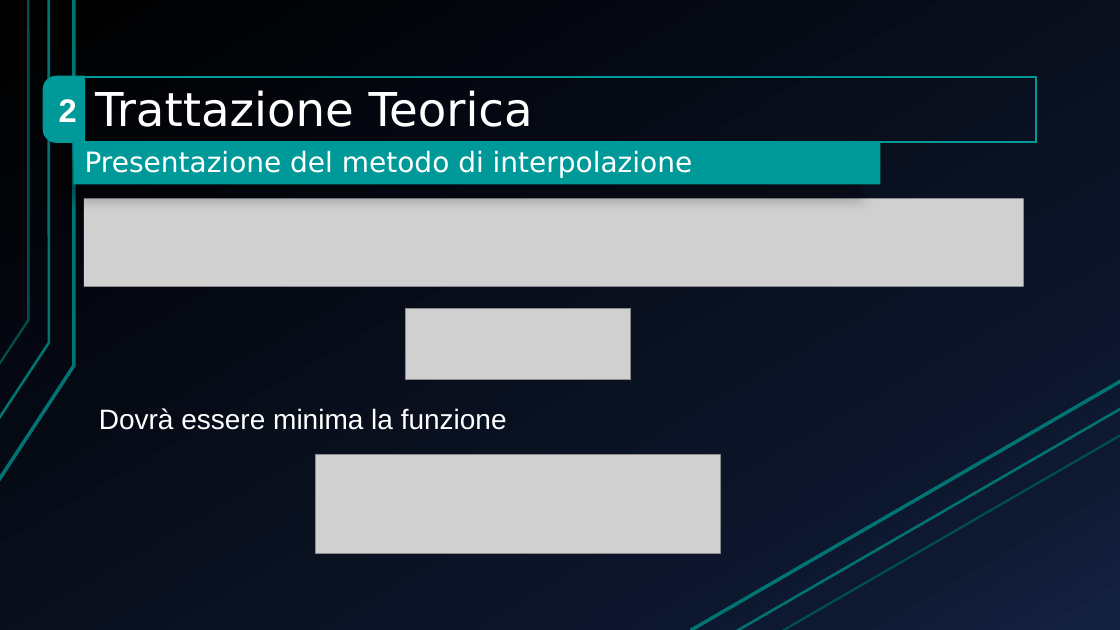
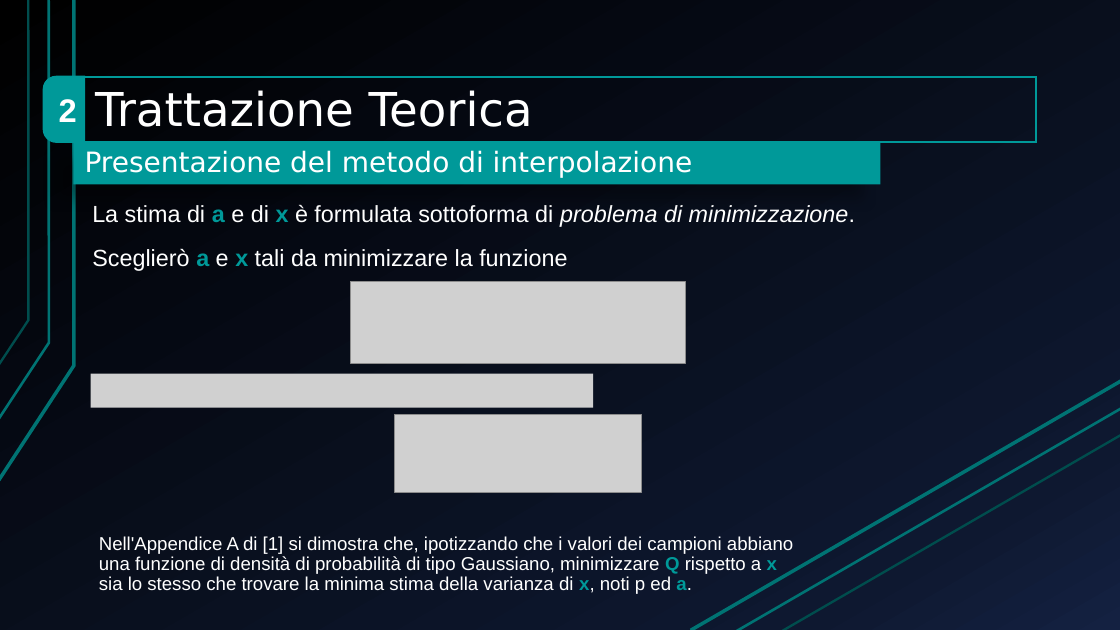
Before and after one commit to emainta/audiorestorationinmatlab, a slide deck: slide 5 of Relazione/presentazioneProgettoFinal.pptx. Drawn at 1120x630 pixels with LibreOffice and Linux fonts; fonts in the diff are those of the drawing; grey boxes stand for pictures. Boxes give left, top, right and bottom in pixels: in the first picture for what was removed or moved away, otherwise in the second. Text is boxed around its words. In the diff, an @@ line names an element or a change of style, - is before the commit and + after.

```diff
--- a/Relazione/presentazioneProgettoFinal.pptx
+++ b/Relazione/presentazioneProgettoFinal.pptx
@@ picture removed at box(84, 198, 1023, 287) @@
@@ text added at box(92, 204, 856, 271), 20 pt, text #FFFFFF @@
+La stima di a e di x è formulata sottoforma di problema di minimizzazione.
+Sceglierò a e x tali da minimizzare la funzione
@@ picture: place and size @@
-picture at box(315, 455, 720, 554)
+picture at box(350, 281, 686, 363)
@@ picture added at box(91, 374, 593, 408) @@
@@ text removed at box(99, 408, 507, 430) @@
-Dovrà essere minima la funzione
@@ picture: place and size @@
-picture at box(405, 308, 630, 379)
+picture at box(394, 414, 641, 492)
@@ text added at box(99, 536, 793, 594), 16 pt, text #FFFFFF @@
+Nell'Appendice A di [1] si dimostra che, ipotizzando che i valori dei campioni abbiano una funzione di densità di probabilità di tipo Gaussiano, minimizzare Q rispetto a x sia lo stesso che trovare la minima stima della varianza di x, noti p ed a.
```
Also in this commit, not shown: 5 other slides changed, 2 slides added.
